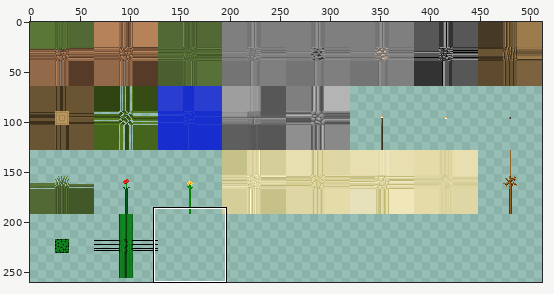
Sprite sheet -- assets/textures/texture.png. The picture above shows the old version from afar; the outline marks the close-up.
Close-up. Before the edit:
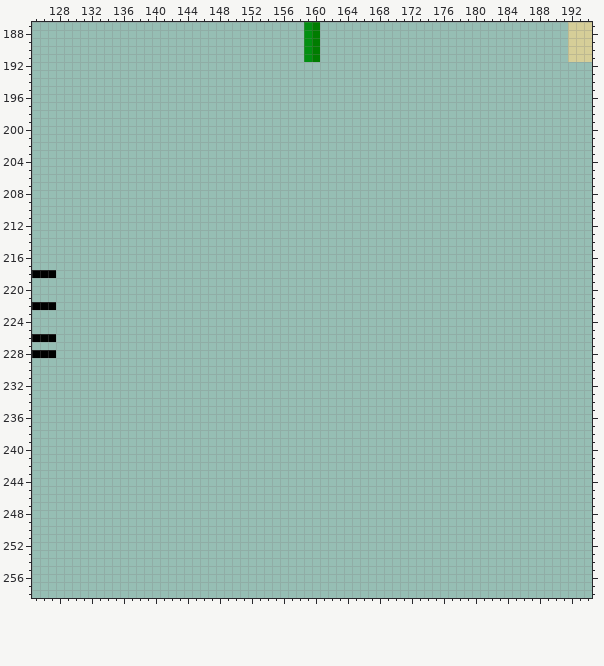
The file is 512x512 pixels. Colours within 5 levels of each other are drawn and written as one. Shown: x 125..194, y 187..258. The wide view leaves out empty margins.
New version:
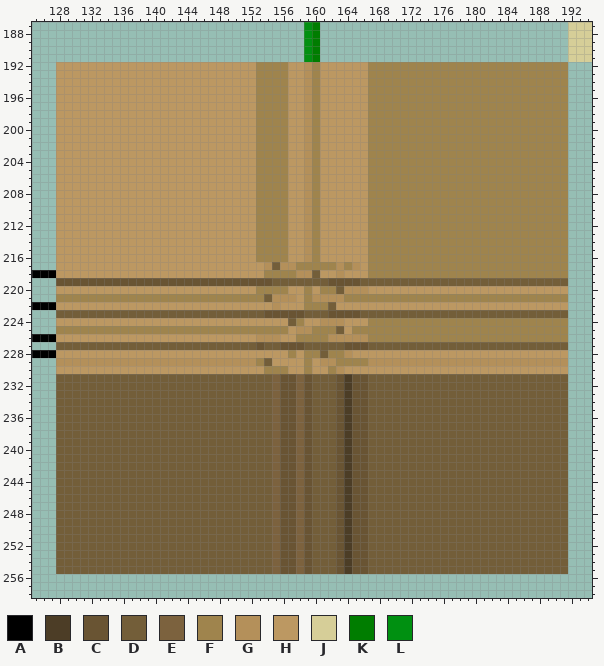
Palette (. is transparent): A #000000  B #4c3d26  C #695433  D #735e39  E #7c623e  F #9f844d  G #b4905a  H #bc9862  J #d6ce98  K #007d00  L #009011
The exact change:
Changed rows in their new state; - is an unchanged pixel.
first column x 128:
192 HHHHHHHHHHHHHHHHHHHHHHHHHFFFFHHGFHHHHHHFFFFFFFFFFFFFFFFFFFFFFFFF
193 HHHHHHHHHHHHHHHHHHHHHHHHHFFFFHHGFHHHHHHFFFFFFFFFFFFFFFFFFFFFFFFF
194 HHHHHHHHHHHHHHHHHHHHHHHHHFFFFHHGFHHHHHHFFFFFFFFFFFFFFFFFFFFFFFFF
195 HHHHHHHHHHHHHHHHHHHHHHHHHFFFFHHGFHHHHHHFFFFFFFFFFFFFFFFFFFFFFFFF
196 HHHHHHHHHHHHHHHHHHHHHHHHHFFFFHHGFHHHHHHFFFFFFFFFFFFFFFFFFFFFFFFF
197 HHHHHHHHHHHHHHHHHHHHHHHHHFFFFHHGFHHHHHHFFFFFFFFFFFFFFFFFFFFFFFFF
198 HHHHHHHHHHHHHHHHHHHHHHHHHFFFFHHGFHHHHHHFFFFFFFFFFFFFFFFFFFFFFFFF
199 HHHHHHHHHHHHHHHHHHHHHHHHHFFFFHHGFHHHHHHFFFFFFFFFFFFFFFFFFFFFFFFF
200 HHHHHHHHHHHHHHHHHHHHHHHHHFFFFHHGFHHHHHHFFFFFFFFFFFFFFFFFFFFFFFFF
201 HHHHHHHHHHHHHHHHHHHHHHHHHFFFFHHGFHHHHHHFFFFFFFFFFFFFFFFFFFFFFFFF
202 HHHHHHHHHHHHHHHHHHHHHHHHHFFFFHHGFHHHHHHFFFFFFFFFFFFFFFFFFFFFFFFF
203 HHHHHHHHHHHHHHHHHHHHHHHHHFFFFHHGFHHHHHHFFFFFFFFFFFFFFFFFFFFFFFFF
204 HHHHHHHHHHHHHHHHHHHHHHHHHFFFFHHGFHHHHHHFFFFFFFFFFFFFFFFFFFFFFFFF
205 HHHHHHHHHHHHHHHHHHHHHHHHHFFFFHHGFHHHHHHFFFFFFFFFFFFFFFFFFFFFFFFF
206 HHHHHHHHHHHHHHHHHHHHHHHHHFFFFHHGFHHHHHHFFFFFFFFFFFFFFFFFFFFFFFFF
207 HHHHHHHHHHHHHHHHHHHHHHHHHFFFFHHGFHHHHHHFFFFFFFFFFFFFFFFFFFFFFFFF
208 HHHHHHHHHHHHHHHHHHHHHHHHHFFFFHHGFHHHHHHFFFFFFFFFFFFFFFFFFFFFFFFF
209 HHHHHHHHHHHHHHHHHHHHHHHHHFFFFHHGFHHHHHHFFFFFFFFFFFFFFFFFFFFFFFFF
210 HHHHHHHHHHHHHHHHHHHHHHHHHFFFFHHGFHHHHHHFFFFFFFFFFFFFFFFFFFFFFFFF
211 HHHHHHHHHHHHHHHHHHHHHHHHHFFFFHHGFHHHHHHFFFFFFFFFFFFFFFFFFFFFFFFF
212 HHHHHHHHHHHHHHHHHHHHHHHHHFFFFHHGFHHHHHHFFFFFFFFFFFFFFFFFFFFFFFFF
213 HHHHHHHHHHHHHHHHHHHHHHHHHFFFFHHGFHHHHHHFFFFFFFFFFFFFFFFFFFFFFFFF
214 HHHHHHHHHHHHHHHHHHHHHHHHHFFFFHHGFHHHHHHFFFFFFFFFFFFFFFFFFFFFFFFF
215 HHHHHHHHHHHHHHHHHHHHHHHHHFFFFHHGFHHHHHHFFFFFFFFFFFFFFFFFFFFFFFFF
216 HHHHHHHHHHHHHHHHHHHHHHHHHFFFFHHGFHHHHHHFFFFFFFFFFFFFFFFFFFFFFFFF
217 HHHHHHHHHHHHHHHHHHHHHHHHHHGDGGFFFFFGFGHFFFFFFFFFFFFFFFFFFFFFFFFF
218 HHHHHHHHHHHHHHHHHHHHHHHHHHFFFFGGDHHGHHHFFFFFFFFFFFFFFFFFFFFFFFFF
219 CCCCCCCCCCCCCCCCCCCCCCCCCCCDDDDDDDCCCCDDDDDDDDDDDDDDDDDDDDDDDDDD
220 HHHHHHHHHHHHHHHHHHHHHHHHHFFFFHHFHFFDGGGHHHHHHHHHHHHHHHHHHHHHHHHH
221 FFFFFFFFFFFFFFFFFFFFFFFFFFDGGGHFGGGGFFFFFFFFFFFFFFFFFFFFFFFFFFFF
222 HHHHHHHHHHHHHHHHHHHHHHHHHHHGHHHFFFDHHHHHHHHHHHHHHHHHHHHHHHHHHHHH
223 DDDDDDDDDDDDDDDDDDDDDDDDDDCCCCCDDDCCCCDDDDDDDDDDDDDDDDDDDDDDDDDD
224 HHHHHHHHHHHHHHHHHHHHHHHHHHHHHDFHHGGGHHHFFFFFFFFFFFFFFFFFFFFFFFFF
225 FFFFFFFFFFFFFFFFFFFFFFFFFFFFFHGGFFFDHFFFFFFFFFFFFFFFFFFFFFFFFFFF
226 HHHHHHHHHHHHHHHHHHHHHHHHHGGGHHFFFFGGGGGFFFFFFFFFFFFFFFFFFFFFFFFF
227 DDDDDDDDDDDDDDDDDDDDDDDDDCDDCCCDDDDDCCCDDDDDDDDDDDDDDDDDDDDDDDDD
228 HHHHHHHHHHHHHHHHHHHHHHHHHHHHHFHFFDFFGHHHHHHHHHHHHHHHHHHHHHHHHHHH
229 GGGGGGGGGGGGGGGGGGGGGGGGGFDHHHHFHGGFFFFGGGGGGGGGGGGGGGGGGGGGGGGG
230 HHHHHHHHHHHHHHHHHHHHHHHHHHFFFHHFHHFGHHHHHHHHHHHHHHHHHHHHHHHHHHHH
231 DDDDDDDDDDDDDDDDDDDDDDDDDDDECCECDDDCBCCDDDDDDDDDDDDDDDDDDDDDDDDD
232 DDDDDDDDDDDDDDDDDDDDDDDDDDDECCECDDDCBCCDDDDDDDDDDDDDDDDDDDDDDDDD
233 DDDDDDDDDDDDDDDDDDDDDDDDDDDECCECDDDCBCCDDDDDDDDDDDDDDDDDDDDDDDDD
234 DDDDDDDDDDDDDDDDDDDDDDDDDDDECCECDDDCBCCDDDDDDDDDDDDDDDDDDDDDDDDD
235 DDDDDDDDDDDDDDDDDDDDDDDDDDDECCECDDDCBCCDDDDDDDDDDDDDDDDDDDDDDDDD
236 DDDDDDDDDDDDDDDDDDDDDDDDDDDECCECDDDCBCCDDDDDDDDDDDDDDDDDDDDDDDDD
237 DDDDDDDDDDDDDDDDDDDDDDDDDDDECCECDDDCBCCDDDDDDDDDDDDDDDDDDDDDDDDD
238 DDDDDDDDDDDDDDDDDDDDDDDDDDDECCECDDDCBCCDDDDDDDDDDDDDDDDDDDDDDDDD
239 DDDDDDDDDDDDDDDDDDDDDDDDDDDECCECDDDCBCCDDDDDDDDDDDDDDDDDDDDDDDDD
240 DDDDDDDDDDDDDDDDDDDDDDDDDDDECCECDDDCBCCDDDDDDDDDDDDDDDDDDDDDDDDD
241 DDDDDDDDDDDDDDDDDDDDDDDDDDDECCECDDDCBCCDDDDDDDDDDDDDDDDDDDDDDDDD
242 DDDDDDDDDDDDDDDDDDDDDDDDDDDECCECDDDCBCCDDDDDDDDDDDDDDDDDDDDDDDDD
243 DDDDDDDDDDDDDDDDDDDDDDDDDDDECCECDDDCBCCDDDDDDDDDDDDDDDDDDDDDDDDD
244 DDDDDDDDDDDDDDDDDDDDDDDDDDDECCECDDDCBCCDDDDDDDDDDDDDDDDDDDDDDDDD
245 DDDDDDDDDDDDDDDDDDDDDDDDDDDECCECDDDCBCCDDDDDDDDDDDDDDDDDDDDDDDDD
246 DDDDDDDDDDDDDDDDDDDDDDDDDDDECCECDDDCBCCDDDDDDDDDDDDDDDDDDDDDDDDD
247 DDDDDDDDDDDDDDDDDDDDDDDDDDDECCECDDDCBCCDDDDDDDDDDDDDDDDDDDDDDDDD
248 DDDDDDDDDDDDDDDDDDDDDDDDDDDECCECDDDCBCCDDDDDDDDDDDDDDDDDDDDDDDDD
249 DDDDDDDDDDDDDDDDDDDDDDDDDDDECCECDDDCBCCDDDDDDDDDDDDDDDDDDDDDDDDD
250 DDDDDDDDDDDDDDDDDDDDDDDDDDDECCECDDDCBCCDDDDDDDDDDDDDDDDDDDDDDDDD
251 DDDDDDDDDDDDDDDDDDDDDDDDDDDECCECDDDCBCCDDDDDDDDDDDDDDDDDDDDDDDDD
252 DDDDDDDDDDDDDDDDDDDDDDDDDDDECCECDDDCBCCDDDDDDDDDDDDDDDDDDDDDDDDD
253 DDDDDDDDDDDDDDDDDDDDDDDDDDDECCECDDDCBCCDDDDDDDDDDDDDDDDDDDDDDDDD
254 DDDDDDDDDDDDDDDDDDDDDDDDDDDECCECDDDCBCCDDDDDDDDDDDDDDDDDDDDDDDDD
255 DDDDDDDDDDDDDDDDDDDDDDDDDDDECCECDDDCBCCDDDDDDDDDDDDDDDDDDDDDDDDD
Where, in picture pixels (left, top, right, bottom), the same in both close-ups:
added: (56, 62, 568, 574)
